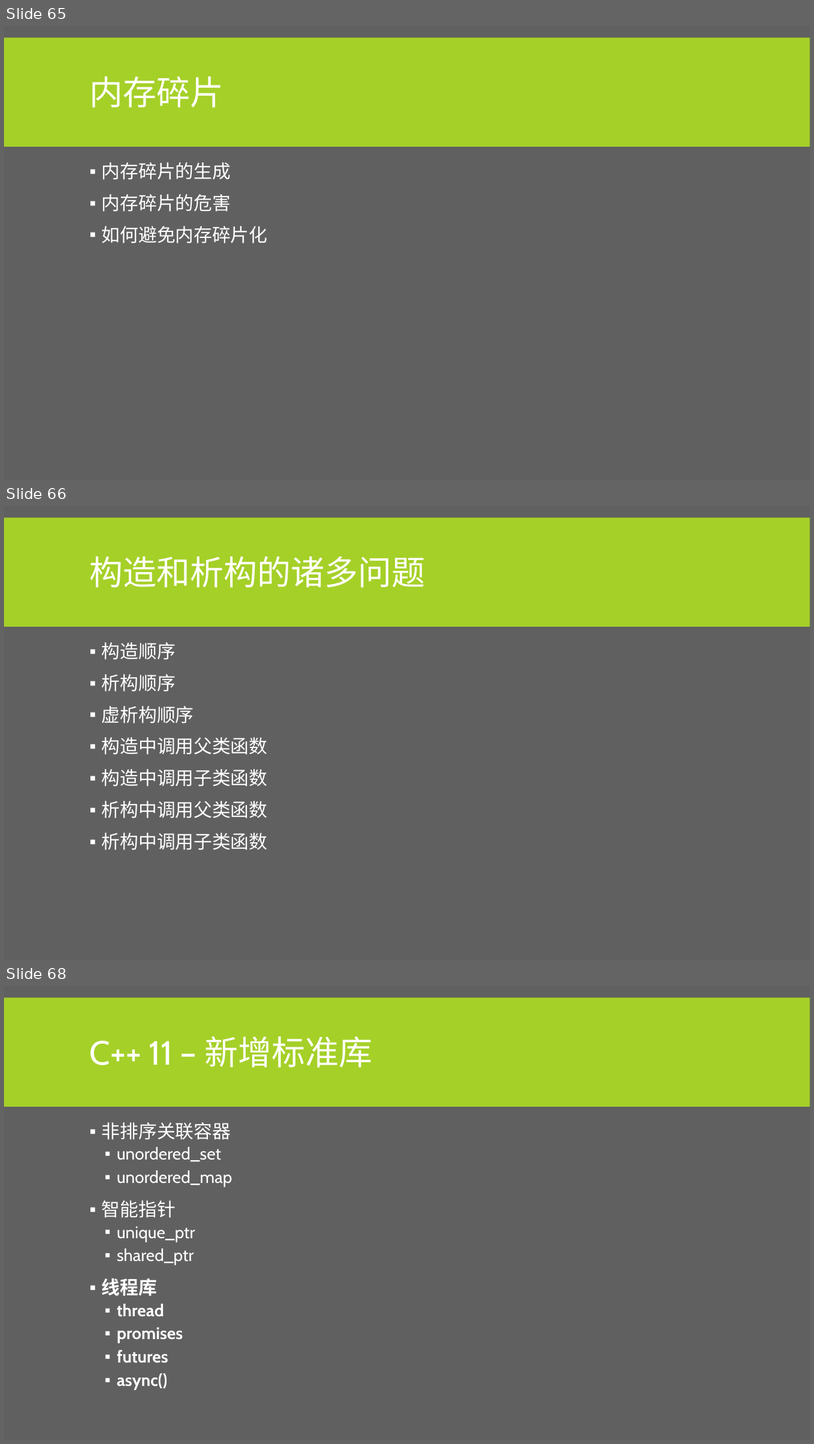
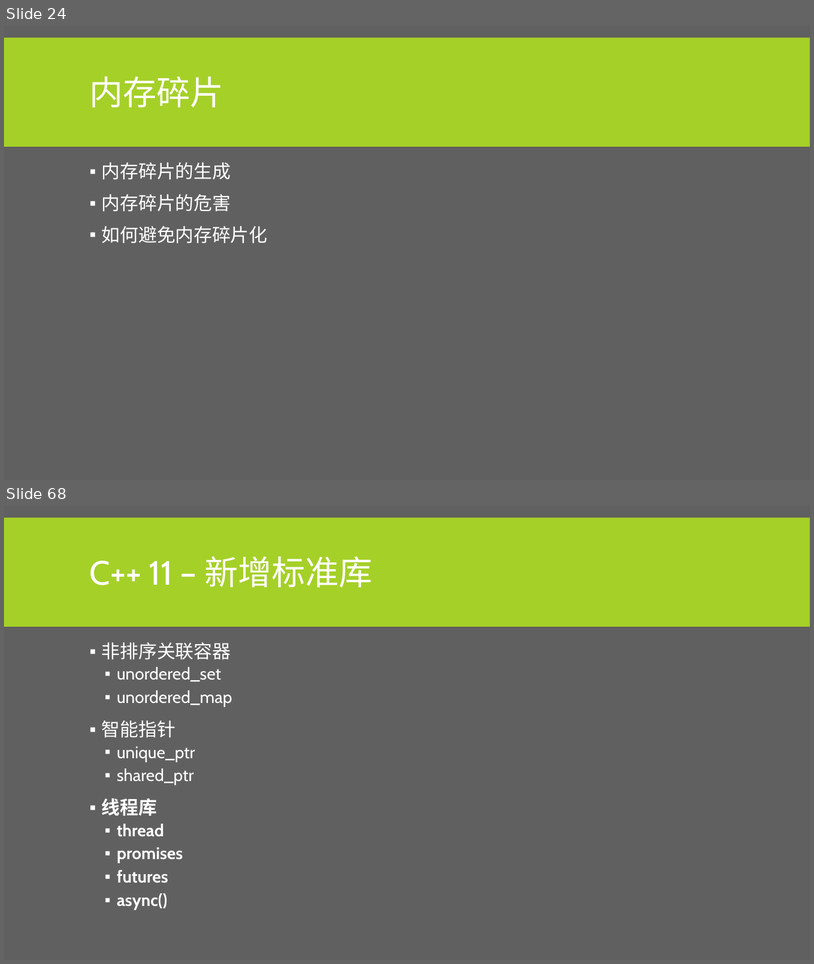
Before and after one commit to albertclass/Lessons, a slide deck: advance c++/courseware.pptx. Shown one above the other, each under a label of ours: slides 65, 66 and 68 before the commit, slides 24 and 68 after it; the slides between them are not shown. The pictures are 814x1444 and 814x964 pixels, drawn with LibreOffice and Linux fonts; fonts in the diff are those of the drawing. Boxes give left, top, right and bottom in pixels: in the first picture for what was removed or moved away, otherwise in the second. Text is boxed around its words. In the diff, an @@ line names an element or a change of style, - is before the commit and + after.

```diff
--- a/advance c++/courseware.pptx
+++ b/advance c++/courseware.pptx
@@ slide 66 removed at (4, 506, 810, 960), background #606060; not listed: 1 template element that a slide beside it also shows @@
@@ title removed at (90, 556, 425, 588) @@
-构造和析构的诸多问题
@@ text removed at (102, 642, 268, 850) @@
-▪ 构造顺序
-▪ 析构顺序
-▪ 虚析构顺序
-▪ 构造中调用父类函数
-▪ 构造中调用子类函数
-▪ 析构中调用父类函数
-▪ 析构中调用子类函数
@@ what was slide 65 is now slide 24 @@
```
Also in this commit, not shown: 4 slides changed, 2 slides added, 1 other slide removed, 3 other files.
